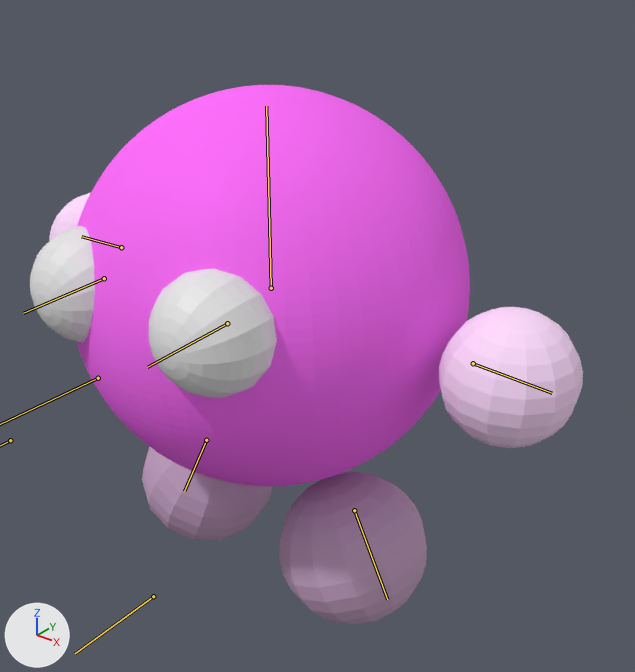
Before and after pictures for a commit that changed the Blender file TamagoAR/Assets/Tamago/Models/agu_applied_rot_and_loc.blend.
Camera for both pictures: a camera (50 mm lens) standing at (27.8, -31.0, 35.1) and looking at (1.9, 1.4, 15.0). Arrows for +X, +Y and +Z are at lower left; the lights stay in place. The bones that bend it are drawn over the model as lines.

Objects in the first picture: 'Core', 'Eye2', 'Eye2.001', 'Hand1', 'Hand2', 'Leg1', 'Leg2'.
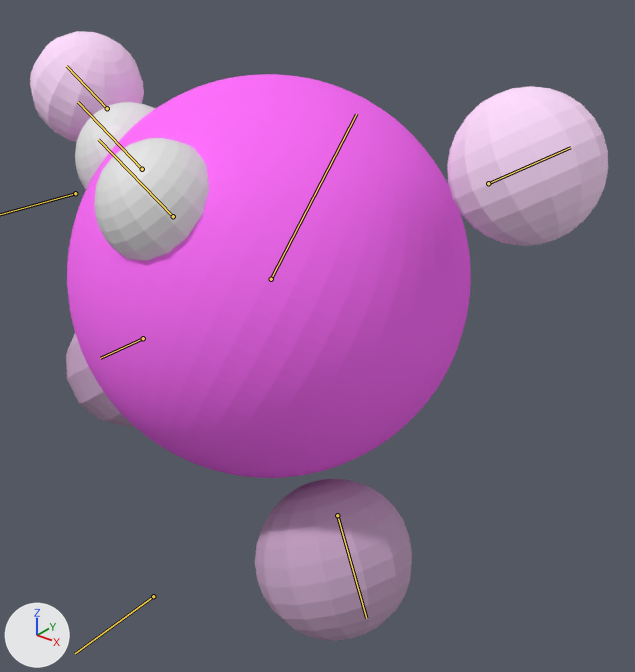
The newer file adds an action. The first version stands in its rest pose; the second is drawn at frame 75 of the action 'Dancing'.

Where the change shows, as pixel boxes (x1, y1, x2, y2) in the pictures (635 x 672 px):
'Core', posed
    before: (76, 85, 470, 486)
    after: (67, 74, 471, 478)
'Hand1', posed (12% wider, 13% taller)
    before: (439, 307, 583, 448)
    after: (447, 86, 608, 246)
'Leg1', posed (7% wider)
    before: (280, 472, 427, 625)
    after: (255, 479, 412, 641)
'Leg2', posed
    before: (142, 447, 273, 540)
    after: (66, 333, 135, 427)
'Hand2', posed
    before: (49, 193, 91, 242)
    after: (30, 31, 144, 142)
'Eye2', posed
    before: (30, 226, 95, 342)
    after: (75, 102, 156, 189)
bone 'Leg.L', root to tip
    before: (354, 510) to (387, 599)
    after: (337, 515) to (366, 618)
bone 'Leg.R', root to tip
    before: (206, 440) to (184, 491)
    after: (143, 338) to (100, 358)
bone 'CoreMid', root to tip
    before: (271, 288) to (266, 106)
    after: (271, 279) to (356, 114)

Patch to the scene script:
```diff
--- a/TamagoAR/Assets/Tamago/Models/agu_applied_rot_and_loc.blend.py
+++ b/TamagoAR/Assets/Tamago/Models/agu_applied_rot_and_loc.blend.py
@@ bone_handscontroller @@
 bone_handscontroller = bpy.data.objects['Armature'].pose.bones['HandsController']
-bone_handscontroller.location = (0.0, 0.0, 0.0)
+bone_handscontroller.location = (-1.49, 0.0, 0.0)
@@ bone_leg_l @@
 bone_leg_l = bpy.data.objects['Armature'].pose.bones['Leg.L']  # child of 'TwoLegController'
-bone_leg_l.location = (0.0, 0.0, 0.0)
+bone_leg_l.location = (0.37, -0.36, 0.18)
@@ bone_leg_r @@
 bone_leg_r = bpy.data.objects['Armature'].pose.bones['Leg.R']  # child of 'TwoLegController'
-bone_leg_r.location = (0.0, 0.0, 0.0)
+bone_leg_r.location = (0.0, -1.39, -0.68)
@@ bone_headandeyebone @@
 bone_headandeyebone = bpy.data.objects['Armature'].pose.bones['HeadAndEyeBone']
-bone_headandeyebone.rotation_quaternion = (1.0, 0.0, 0.0, 0.0)  # degrees (0, 0, 0)
+bone_headandeyebone.rotation_quaternion = (0.961, 0.0, -0.275, 0.0)  # degrees (0, -32, 0)
@@ bone_coremid @@
 bone_coremid = bpy.data.objects['Armature'].pose.bones['CoreMid']  # child of 'HeadAndEyeBone'
-bone_coremid.location = (0.0, 0.0, 0.0)
-bone_coremid.rotation_quaternion = (1.0, 0.0, 0.0, 0.0)  # degrees (0, 0, 0)
+bone_coremid.location = (0.0, 0.09, 0.0)
+bone_coremid.rotation_quaternion = (0.967, 0.0, 0.0, 0.254)  # degrees (0, 0, 29)
@@ bone_eyemaincontroller @@
 bone_eyemaincontroller = bpy.data.objects['Armature'].pose.bones['EyeMainController']  # child of 'HeadAndEyeBone'
-bone_eyemaincontroller.location = (0.0, 0.0, 0.0)
+bone_eyemaincontroller.location = (0.0, 3.71, 0.0)
```
